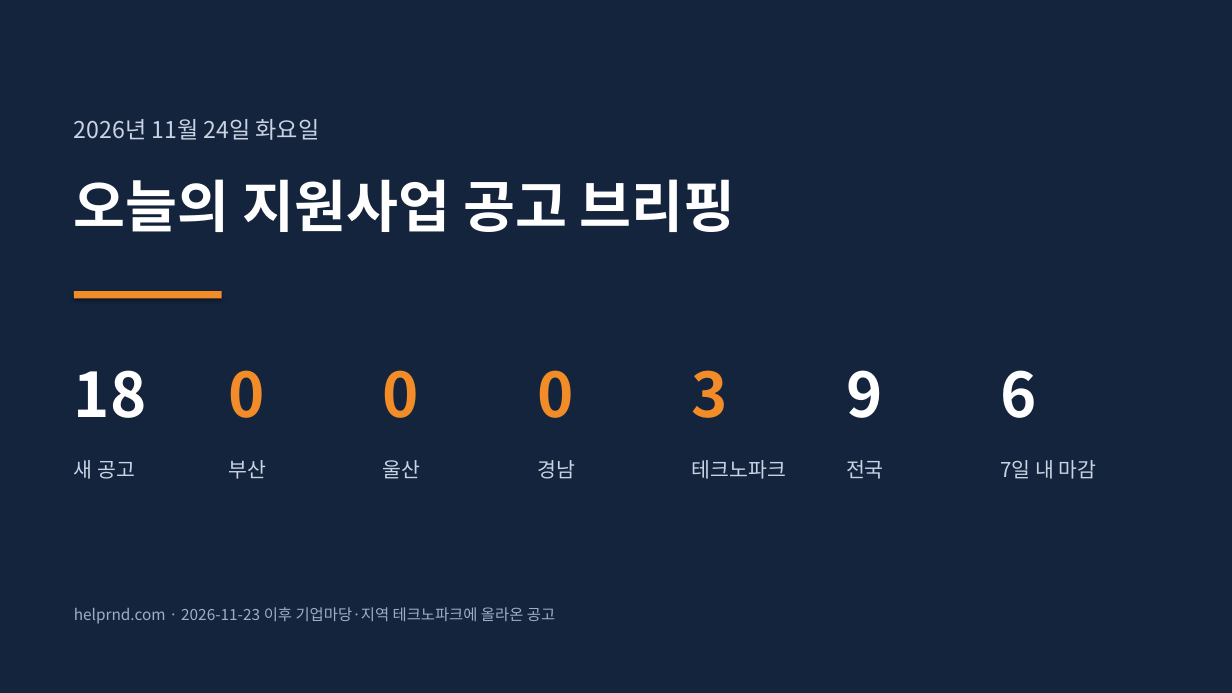
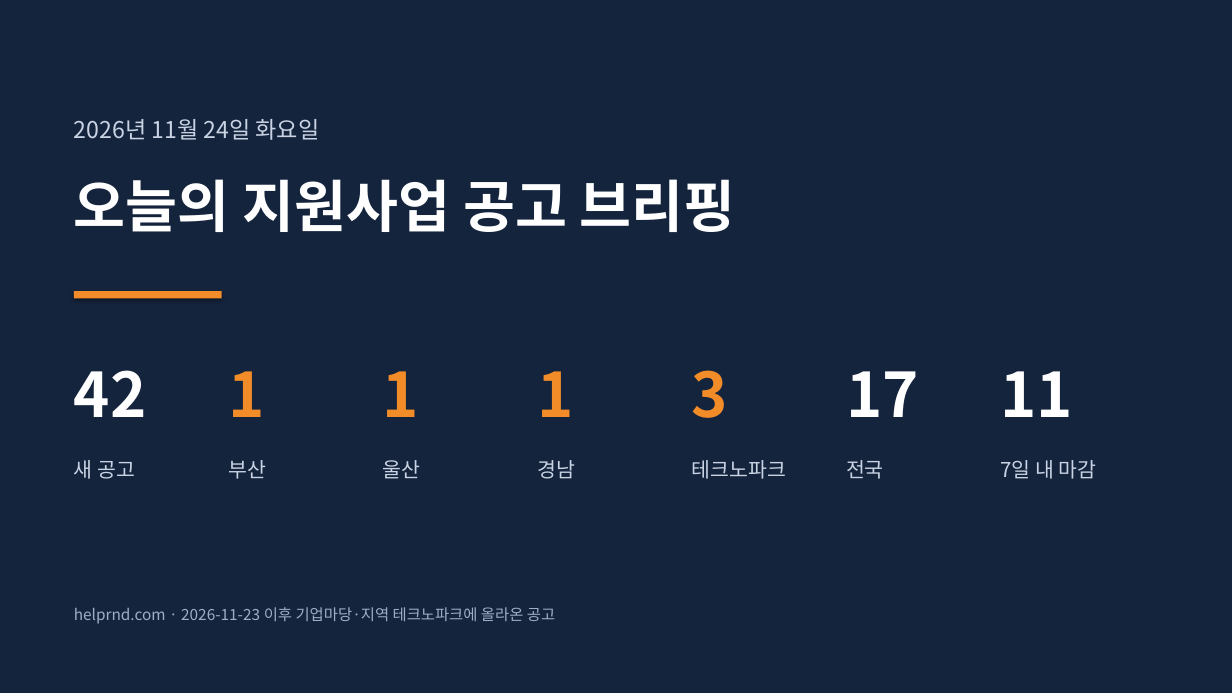
Before and after one commit to juddmank/helprnd.com, a slide deck: slide 1 of site/briefings/2026-11-24_지원사업공고.pptx. Drawn at 1232x693 pixels with LibreOffice and Linux fonts; fonts in the diff are those of the drawing. Boxes give left, top, right and bottom in pixels: in the first picture for what was removed or moved away, otherwise in the second. Text is boxed around its words. In the diff, an @@ line names an element or a change of style, - is before the commit and + after.

```diff
--- a/site/briefings/2026-11-24_지원사업공고.pptx
+++ b/site/briefings/2026-11-24_지원사업공고.pptx
@@ text at (74, 370, 147, 417): text changed @@
-18
+42
@@ text at (228, 371, 264, 417): text changed @@
-0
+1
@@ text at (383, 371, 419, 417): text changed @@
-0
+1
@@ text at (537, 371, 573, 417): text changed @@
-0
+1
@@ text at (846, 371, 919, 417): text changed @@
-9
+17
@@ text at (1001, 371, 1074, 417): text changed @@
-6
+11
```
Also in this commit, not shown: 11 other slides changed, 13 slides added, 3 other files.
